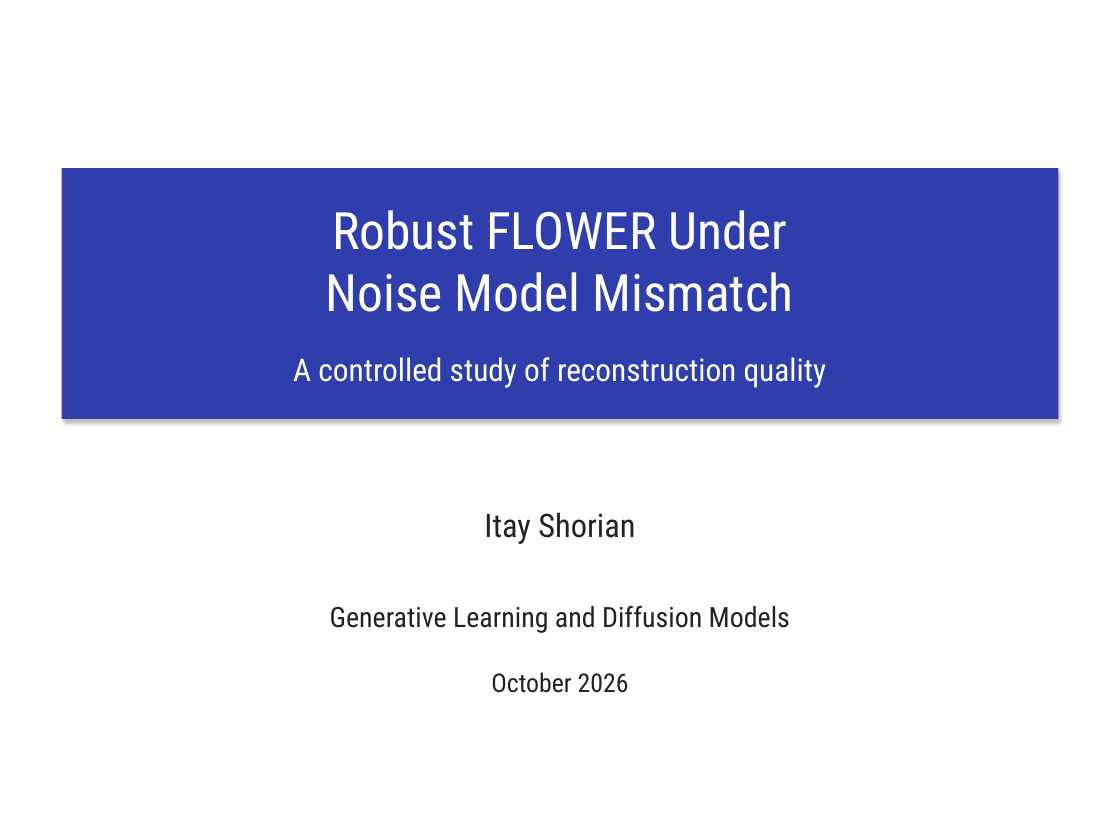
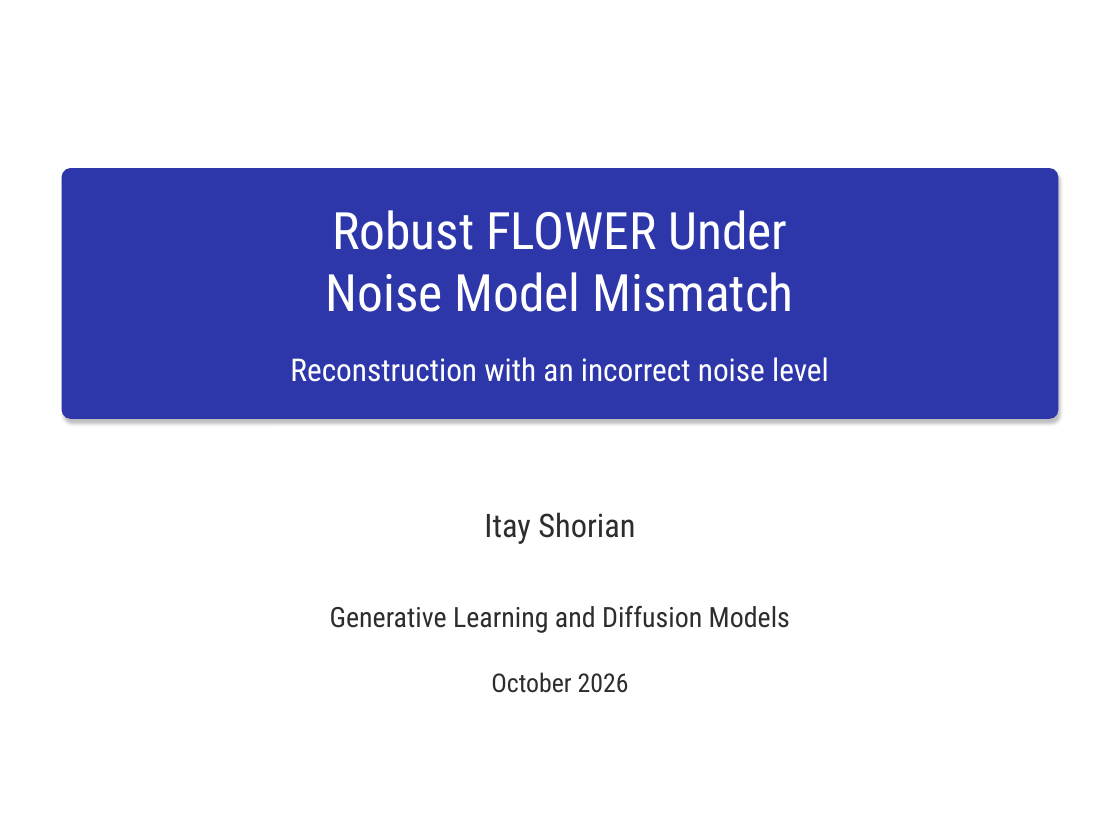
Before and after one commit to ItayShorian07/Diffusion--flower-project, a slide deck: slide 1 of artifacts/presentation/FLOWER- Presentation.pptx. Drawn at 1120x840 pixels with LibreOffice and Linux fonts; fonts in the diff are those of the drawing. Boxes give left, top, right and bottom in pixels: in the first picture for what was removed or moved away, otherwise in the second. Text is boxed around its words. In the diff, an @@ line names an element or a change of style, - is before the commit and + after.

```diff
--- a/artifacts/presentation/FLOWER- Presentation.pptx
+++ b/artifacts/presentation/FLOWER- Presentation.pptx
@@ rounded rectangle at [61,168,1058,418]: rectangle to rounded rectangle; fill #303EAD to #2D37AA @@
@@ text at [290,357,829,382]: text changed @@
-A controlled study of reconstruction quality
+Reconstruction with an incorrect noise level
```
Also in this commit, not shown: 19 other slides changed, 2 other files.
